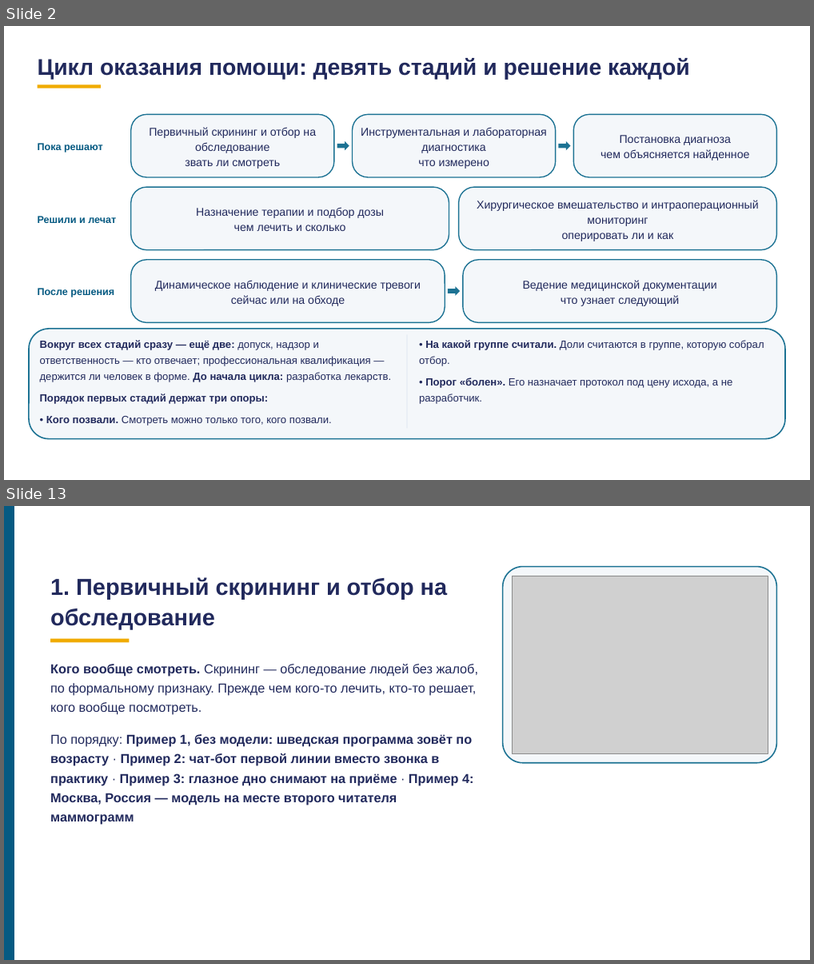
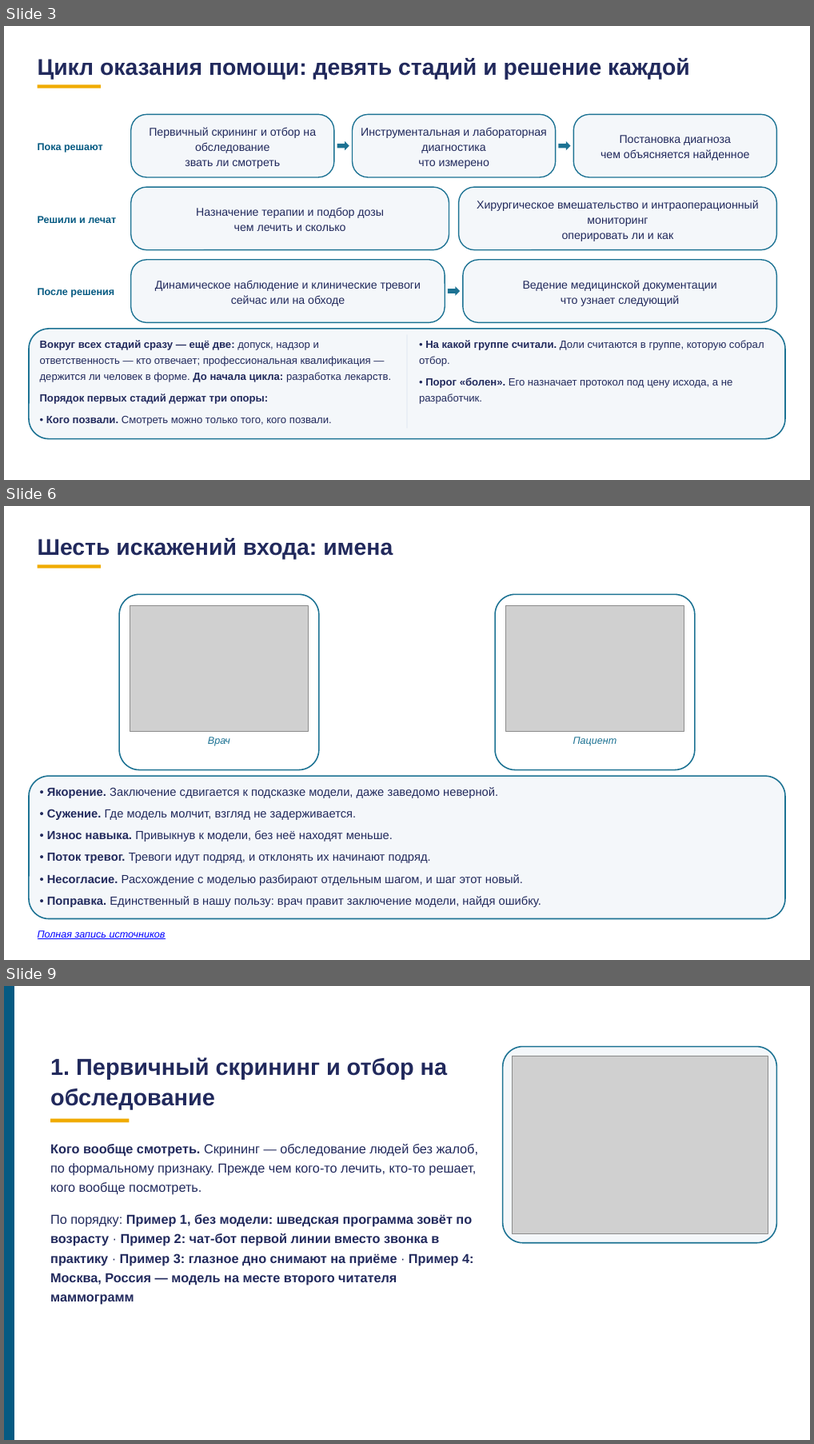
Before and after one commit to tellina-study/AI-usage-lessons, a slide deck: library/lectures/lec-07/rework/deck/lec-07-karkas.pptx. Shown one above the other, each under a label of ours: slides 2 and 13 before the commit, slides 3, 6 and 9 after it; the slides between them are not shown. The pictures are 814x964 and 814x1444 pixels, drawn with LibreOffice and Linux fonts; fonts in the diff are those of the drawing; grey boxes stand for pictures. Boxes give left, top, right and bottom in pixels: in the first picture for what was removed or moved away, otherwise in the second. Text is boxed around its words. In the diff, an @@ line names an element or a change of style, - is before the commit and + after.

```diff
--- a/library/lectures/lec-07/rework/deck/lec-07-karkas.pptx
+++ b/library/lectures/lec-07/rework/deck/lec-07-karkas.pptx
@@ slide 6 added at [4,506,810,960], background #FFFFFF @@
@@ text added at [38,538,393,560], 27 pt, text #21295C, bold @@
+Шесть искажений входа: имена
@@ rectangle added at [38,564,101,568], fill #F0AB00 @@
@@ rounded rectangle added at [119,594,319,770], fill #FFFFFF, outline #1C7293 1.5 pt @@
@@ rounded rectangle added at [495,594,695,770], fill #FFFFFF, outline #1C7293 1.5 pt @@
@@ picture added at [130,605,308,731] @@
@@ picture added at [506,605,684,731] @@
@@ text added at [208,736,230,746], 12 pt, text #1C7293, italic @@
+Врач
@@ text added at [574,736,618,746], 12 pt, text #1C7293, italic @@
+Пациент
@@ rounded rectangle added at [29,776,786,919], fill #F4F7FA, outline #1C7293 1.5 pt @@
@@ text added at [47,787,542,907], 14 pt, text #21295C @@
+• Якорение. Заключение сдвигается к подсказке модели, даже заведомо неверной.
+• Сужение. Где модель молчит, взгляд не задерживается.
+• Износ навыка. Привыкнув к модели, без неё находят меньше.
+• Поток тревог. Тревоги идут подряд, и отклонять их начинают подряд.
+• Несогласие. Расхождение с моделью разбирают отдельным шагом, и шаг этот новый.
+• Поправка. Единственный в нашу пользу: врач правит заключение модели, найдя ошибку.
@@ text added at [38,930,166,939], 12 pt, text #0000FF, italic, underline @@
+Полная запись источников
@@ what was slide 2 is now slide 3 @@
@@ what was slide 13 is now slide 9 @@
```
Also in this commit, not shown: 4 slides changed, 1 other slide added, 5 slides removed, 38 other files.
